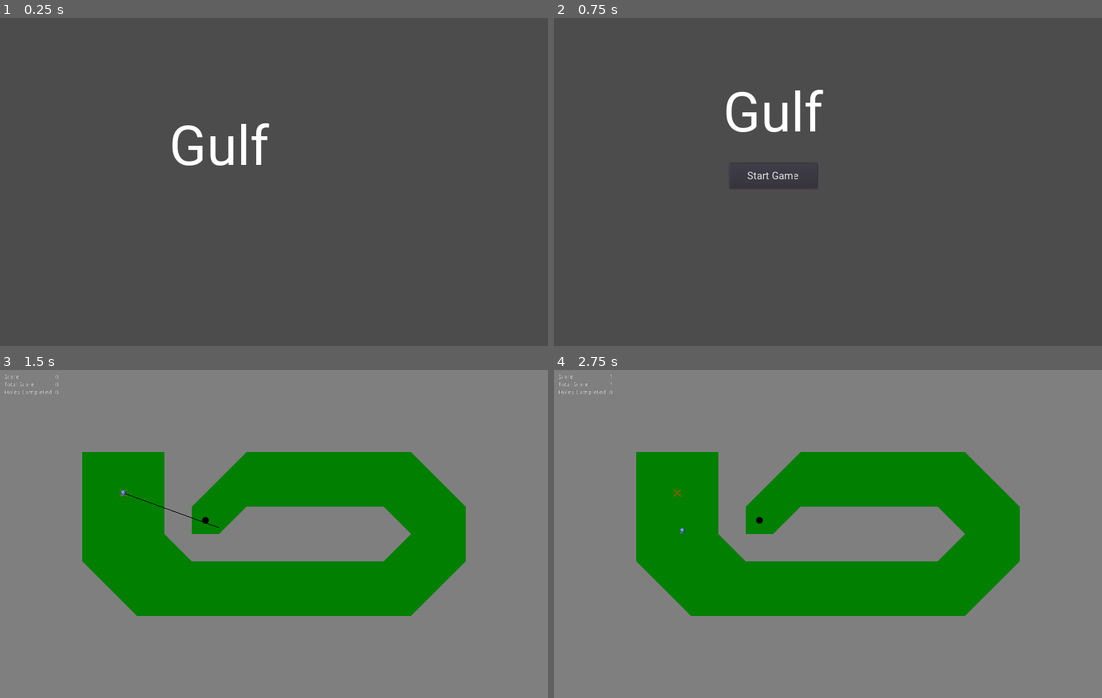
Above: before the commit, frames 1-4 (two rows, left to right).
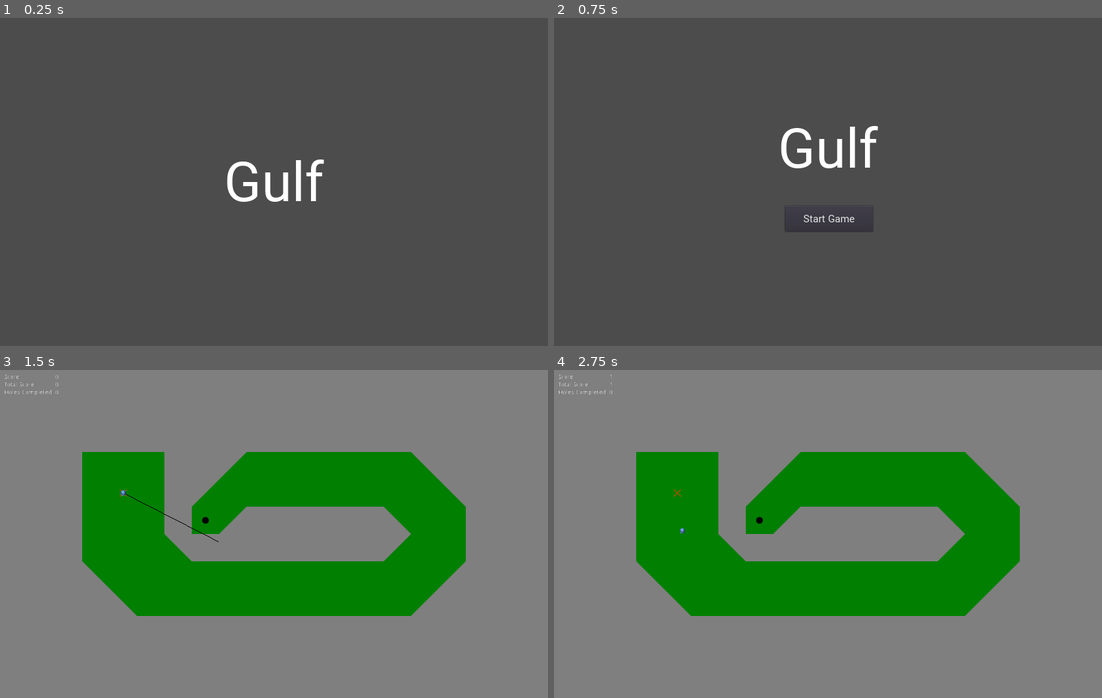
Above: after the commit, the same moments.

Repository: Halfwhit/Gulf
Game: Godot game, scene res://Scenes/Main.tscn
Two runs of this game, one before a commit and one after it. Both use one fixed random seed, a clock stepped at 60 frames per second and the inputs below.
Inputs (mouse positions are in pixels of both pictures, inside the frame that each line leads up to):
- Up to frame 1 (0.25 s): no input
- Up to frame 2 (0.75 s): tap Enter at 0.5 s; move the mouse to (948, 165) at 0.52 s; click (948, 165) at 0.6 s
- Up to frame 3 (1.5 s): click "Start Game" at 1.25 s
- Up to frame 4 (2.75 s): tap Space at 2 s; move the mouse to (718, 550) at 2.02 s; click (718, 550) at 2.1 s

The runs differ from the first frame. In frame 1, 1.6% of the frame differs, in the area x 31-60%, y 32-57%; in frame 2, 1.8%, in the area x 31-60%, y 21-66%; in frame 3, less than 0.1%; in frame 4, nothing differs.

Commit message:
Updated splash/menu to new resolution

Diff:
--- a/Scenes/GUI/Menu.tscn
+++ b/Scenes/GUI/Menu.tscn
@@ -16,8 +16,8 @@
 script = ExtResource( 1 )
 
 [node name="Title" type="Label" parent="."]
-margin_right = 1024.0
-margin_bottom = 600.0
+margin_right = 1280.0
+margin_bottom = 768.0
 custom_fonts/font = ExtResource( 2 )
 text = "Gulf
 "
@@ -25,10 +25,10 @@
 valign = 1
 
 [node name="Start" type="Button" parent="."]
-margin_left = 410.0
-margin_top = 340.0
-margin_right = 615.0
-margin_bottom = 400.0
+margin_left = 540.0
+margin_top = 440.0
+margin_right = 745.0
+margin_bottom = 500.0
 custom_fonts/font = SubResource( 2 )
 text = "Start Game"
 
--- a/Scenes/GUI/Splash.tscn
+++ b/Scenes/GUI/Splash.tscn
@@ -9,8 +9,8 @@
 script = ExtResource( 1 )
 
 [node name="Splash" type="Label" parent="."]
-margin_right = 1024.0
-margin_bottom = 600.0
+margin_right = 1280.0
+margin_bottom = 768.0
 custom_fonts/font = ExtResource( 2 )
 text = "Gulf"
 align = 1
